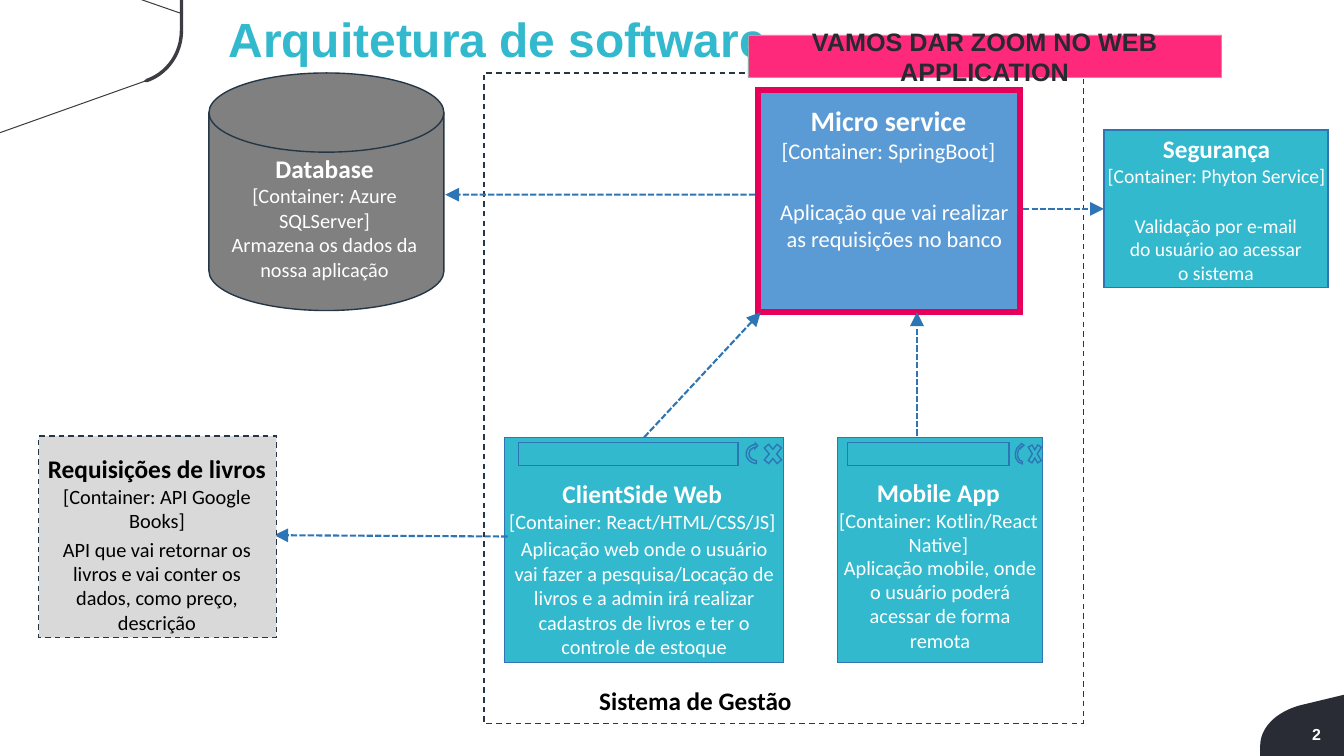
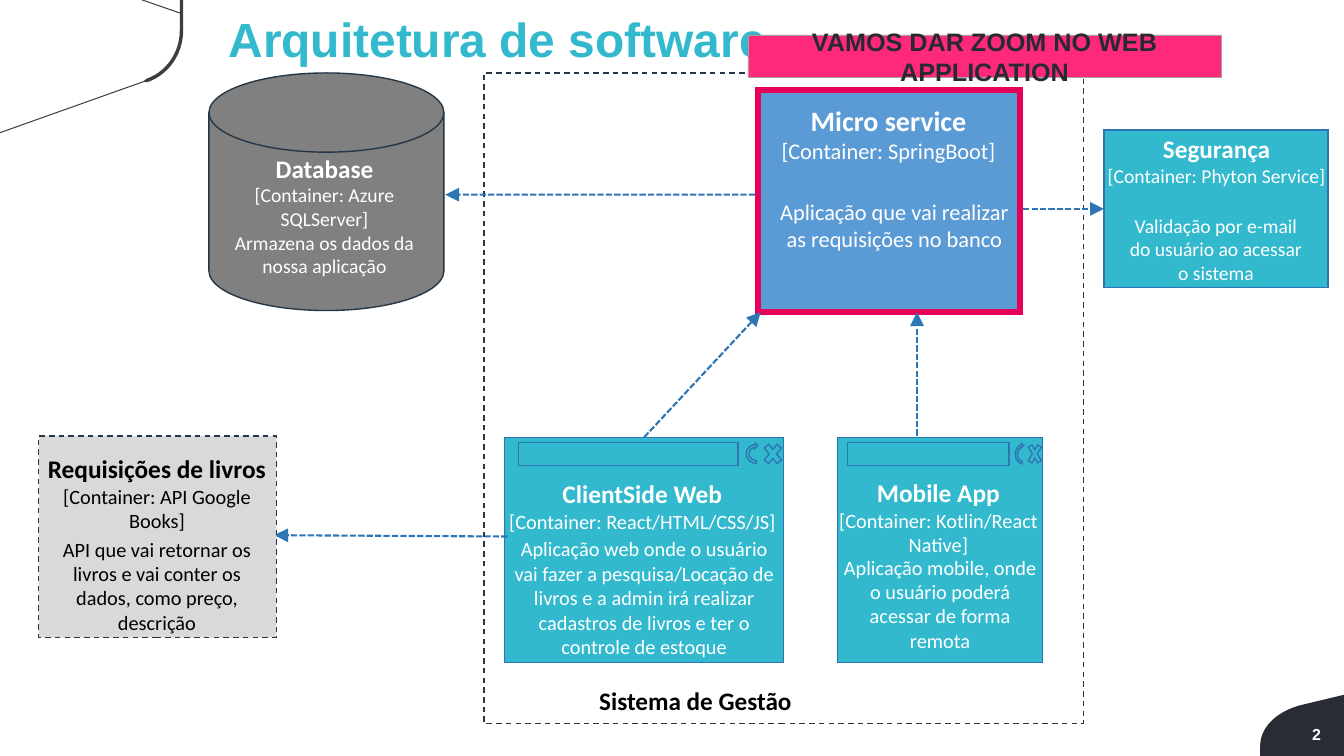
Before and after one commit to Luis-Silva80/grupo05-adsa, a slide deck: slide 2 of Documentação/EngenhariaDeSoftware/Arquitetura/ArquiteturaSoftware.pptx. Drawn at 1344x756 pixels with LibreOffice and Linux fonts; fonts in the diff are those of the drawing; background and template pictures are left out. Boxes give left, top, right and bottom in pixels: in the first picture for what was removed or moved away, otherwise in the second. Text is boxed around its words. In the diff, an @@ line names an element or a change of style, - is before the commit and + after.

```diff
--- a/Documentação/EngenhariaDeSoftware/Arquitetura/ArquiteturaSoftware.pptx
+++ b/Documentação/EngenhariaDeSoftware/Arquitetura/ArquiteturaSoftware.pptx
@@ text "Database" at bbox=[235, 160, 414, 276]: size 18.1 to 18 pt in "Database"; size 14.5 to 14 pt in "[Container: Azure SQLServer]", "Armazena os dados da nossa aplicação" @@
```
Also in this commit, not shown: 3 other slides changed, 2 other files.
